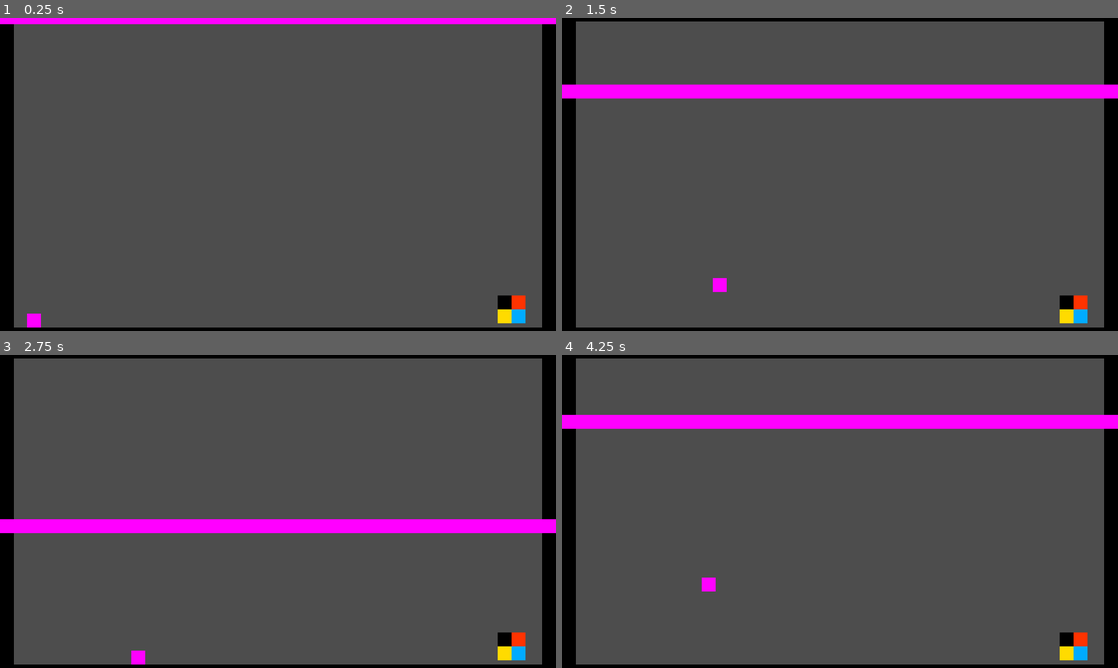
Above: before the commit, frames 1-4 (two rows, left to right).
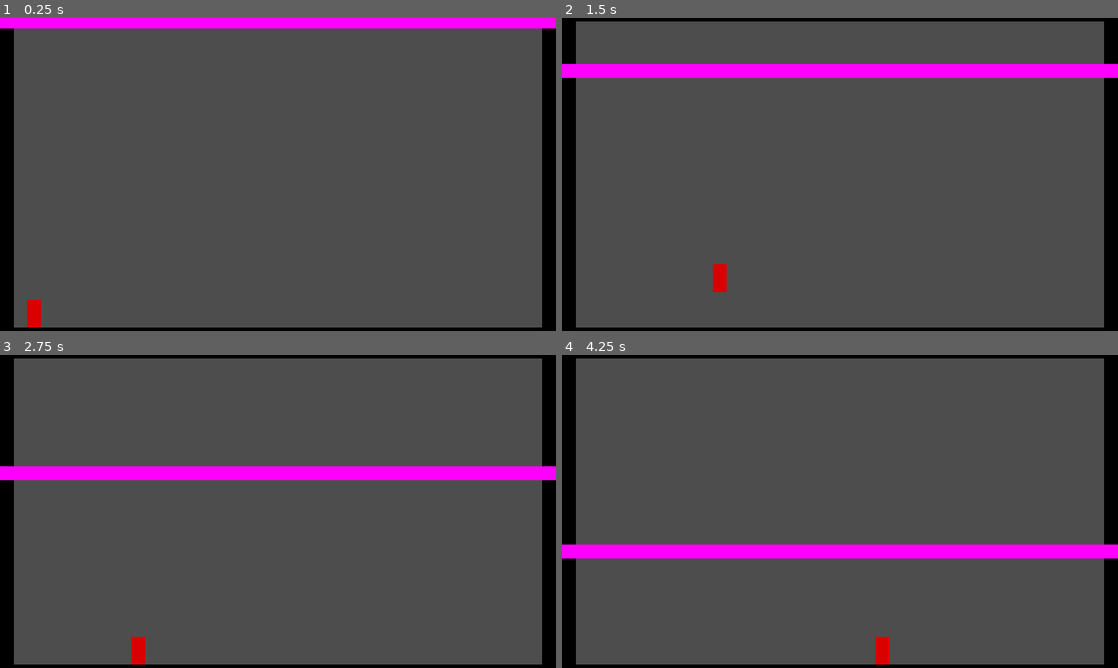
Above: after the commit, the same moments.

Repository: thanikTheDev/shrinking-nightmare
Game: Godot game, scene res://Scenes/Test Level.tscn
Two runs of this game, one before a commit and one after it. Both use one fixed random seed, a clock stepped at 60 frames per second and the inputs below.
Inputs:
- Up to frame 1 (0.25 s): no input
- Up to frame 2 (1.5 s): tap Enter at 0.5 s; hold D (right) from 0.53 s (still down); tap Space (jump) at 0.77 s
- Up to frame 3 (2.75 s): tap Space (jump) at 1.52 s; release D (right) at 2.03 s; hold A (left) from 2.03 s (still down)
- Up to frame 4 (4.25 s): release A (left) at 2.78 s; hold D (right) from 2.78 s (still down); tap Space (jump) at 3.02, 3.77 s

The runs differ from the first frame. In frame 1, 2.0% of the frame differs, in the area x 0-100%, y 1-99%; in frame 2, 9.8%; in frame 3, 9.6%; in frame 4, 9.9%, in the area x 0-100%, y 19-99%.

Commit message:
Modified Death Zone Behaviour to move when player position changes

Diff:
--- a/Scenes/Test Level.tscn
+++ b/Scenes/Test Level.tscn
@@ -1,9 +1,8 @@
-[gd_scene load_steps=12 format=3 uid="uid://xn8wofqoe410"]
+[gd_scene load_steps=11 format=3 uid="uid://xn8wofqoe410"]
 
 [ext_resource type="Texture2D" uid="uid://d0e5muvoeynnk" path="res://Sprites/temp.png" id="1_yxm4l"]
 [ext_resource type="Script" path="res://Scripts/Player.gd" id="2_03bim"]
 [ext_resource type="Script" path="res://Scripts/DeathZone.gd" id="3_gf05u"]
-[ext_resource type="Script" path="res://Scripts/Door.gd" id="4_drdcq"]
 
 [sub_resource type="TileSetAtlasSource" id="TileSetAtlasSource_v3lpp"]
 texture = ExtResource("1_yxm4l")
@@ -28,21 +27,24 @@
 physics_layer_0/collision_layer = 1
 sources/1 = SubResource("TileSetAtlasSource_v3lpp")
 
-[sub_resource type="PlaceholderTexture2D" id="PlaceholderTexture2D_tr2wo"]
-size = Vector2(16, 16)
+[sub_resource type="Gradient" id="Gradient_dwdho"]
+offsets = PackedFloat32Array(1)
+colors = PackedColorArray(0.862745, 0, 0, 1)
+
+[sub_resource type="GradientTexture2D" id="GradientTexture2D_hl0qt"]
+gradient = SubResource("Gradient_dwdho")
+width = 16
+height = 32
 
 [sub_resource type="CapsuleShape2D" id="CapsuleShape2D_k114r"]
 radius = 8.0
-height = 16.0
+height = 32.0
 
 [sub_resource type="PlaceholderTexture2D" id="PlaceholderTexture2D_co5rf"]
 size = Vector2(640, 16)
 
 [sub_resource type="RectangleShape2D" id="RectangleShape2D_46qhj"]
 size = Vector2(640, 16)
-
-[sub_resource type="RectangleShape2D" id="RectangleShape2D_ubi8v"]
-size = Vector2(35, 31)
 
 [node name="Main" type="Node2D"]
 
@@ -55,17 +57,17 @@
 zoom = Vector2(2, 2)
 
 [node name="Player" type="CharacterBody2D" parent="." groups=["Player"]]
-position = Vector2(-281, 167)
+position = Vector2(-281, 159)
 script = ExtResource("2_03bim")
 
 [node name="Sprite" type="Sprite2D" parent="Player"]
-texture = SubResource("PlaceholderTexture2D_tr2wo")
+texture = SubResource("GradientTexture2D_hl0qt")
 
 [node name="CollisionShape2D" type="CollisionShape2D" parent="Player"]
 shape = SubResource("CapsuleShape2D_k114r")
 
 [node name="Death Zone" type="Area2D" parent="."]
-position = Vector2(0, -181)
+position = Vector2(0, -179)
 script = ExtResource("3_gf05u")
 direction = Vector2(0, 1)
 
@@ -75,17 +77,5 @@
 [node name="CollisionShape2D" type="CollisionShape2D" parent="Death Zone"]
 shape = SubResource("RectangleShape2D_46qhj")
 
-[node name="Door" type="Area2D" parent="."]
-position = Vector2(269, 155)
-script = ExtResource("4_drdcq")
-next_level = "res://Scenes/Test Level 2.tscn"
-
-[node name="Sprite" type="Sprite2D" parent="Door"]
-texture = ExtResource("1_yxm4l")
-
-[node name="CollisionShape2D" type="CollisionShape2D" parent="Door"]
-shape = SubResource("RectangleShape2D_ubi8v")
-
 [connection signal="moved" from="Player" to="Death Zone" method="_on_player_moved"]
 [connection signal="body_entered" from="Death Zone" to="Death Zone" method="_on_body_entered"]
-[connection signal="body_entered" from="Door" to="Door" method="_on_body_entered"]
--- a/Scripts/DeathZone.gd
+++ b/Scripts/DeathZone.gd
@@ -1,7 +1,7 @@
 extends Area2D
 
 @export var direction : Vector2
-@export var speed : float = 1.5
+@export var speed : float = 1
 
 func _on_player_moved():
 	global_position += direction * speed
--- a/Scripts/Player.gd
+++ b/Scripts/Player.gd
@@ -10,6 +10,8 @@
 signal moved()
 
 func _physics_process(delta):
+	var previous_position : Vector2 = global_position
+
 	# Add the gravity.
 	if not is_on_floor():
 		velocity.y += gravity * delta
@@ -20,12 +22,14 @@
 
 	direction = Input.get_axis("left", "right")
 	if direction:
-		emit_signal("moved")
 		velocity.x = direction * SPEED
 	else:
 		velocity.x = 0
 
 	move_and_slide()
 
+	if previous_position != global_position:
+		emit_signal("moved")
+
 func game_over():
 	get_tree().reload_current_scene()
